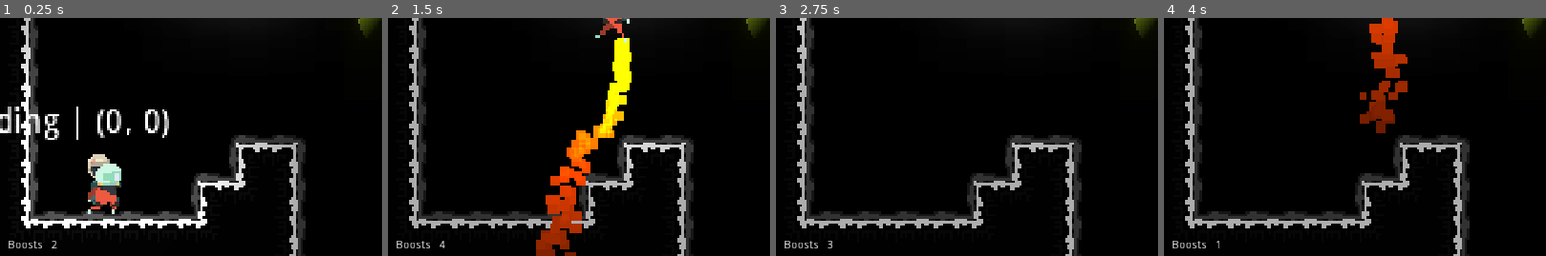
Above: before the commit, frames 1-4 (left to right).
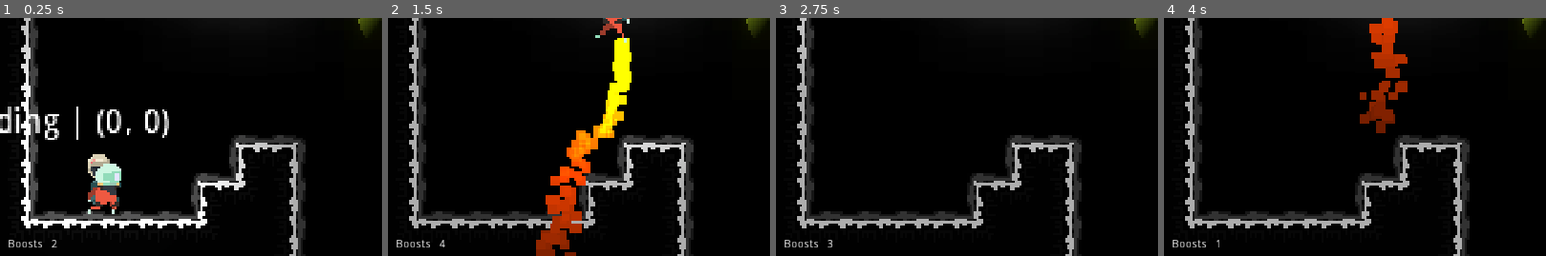
Above: after the commit, the same moments.

Repository: Hoimar/spacewards
Game: Godot game, scene res://scenes/gamestates/game.tscn
Same seed, same stepped clock (60 frames per second), same inputs: the game is played once before the commit and once after it. The engine's default icon, where the game draws it, is replaced by a stand-in: a white triangle on a blue panel in a dark square.
Inputs:
- Up to frame 1 (0.25 s): no input
- Up to frame 2 (1.5 s): tap Enter at 0.5 s; hold Right (ui_right) 0.53-1.28 s; tap Space (ui_select) at 0.77 s; hold Left (ui_left) from 1.28 s (still down)
- Up to frame 3 (2.75 s): tap Space (ui_select) at 1.52 s; release Left (ui_left) at 2.03 s; hold Right (ui_right) from 2.03 s (still down)
- Up to frame 4 (4 s): release Right (ui_right) at 2.78 s; hold Up (ui_up) 2.78-3.53 s; tap Space (ui_select) at 3.02, 3.77 s; hold Left (ui_left) from 3.53 s (still down)
The pictures show only the part of the screen within x 0-50%, y 49-99%; the shares and areas given below are measured in that part.

The runs differ from the first frame. In frame 1, 0.2% of the frame differs, in the area x 2-15%, y 93-97%; in frame 2, 0.2%; in frame 3, 0.2%; in frame 4, 0.1%.

Commit message:
Minor tweaks

Diff:
--- a/scenes/background_planets.tscn
+++ b/scenes/background_planets.tscn
@@ -28,7 +28,7 @@
 material/0 = null
 
 [node name="SunPivot" type="Spatial" parent="."]
-transform = Transform( -0.473064, 0, 0.881028, 0, 1, 0, -0.881028, 0, -0.473064, 0, 0, 0 )
+transform = Transform( -0.310261, 0, 0.950651, 0, 1, 0, -0.950651, 0, -0.310261, 0, 0, 0 )
 
 [node name="SunGroup" type="Spatial" parent="SunPivot"]
 transform = Transform( 1, 0, 0, 0, 1, 0, 0, 0, 1, 0, 0, -8 )
--- a/scenes/gamestates/game.tscn
+++ b/scenes/gamestates/game.tscn
@@ -53,6 +53,8 @@
 ]]
 anchor_right = 1.0
 anchor_bottom = 1.0
+margin_top = -0.793701
+margin_bottom = -0.793701
 script = ExtResource( 2 )
 __meta__ = {
 "_edit_use_anchors_": false
--- a/scenes/world.tscn
+++ b/scenes/world.tscn
@@ -34,17 +34,13 @@
 [node name="Room3" parent="Rooms" instance=ExtResource( 4 )]
 position = Vector2( 320, 200 )
 
-[node name="Player" parent="." instance=ExtResource( 1 )]
-position = Vector2( -117.321, 49.3168 )
+[node name="Objects" type="Node" parent="."]
 
-[node name="CanvasModulate" type="CanvasModulate" parent="."]
-visible = false
-color = Color( 0.5, 0.5, 0.5, 1 )
+[node name="Carrot" parent="Objects" instance=ExtResource( 3 )]
+position = Vector2( 176, 64 )
 
 [node name="Camera2D" parent="." instance=ExtResource( 5 )]
 target_path = NodePath("../Player")
 
-[node name="Objects" type="Node" parent="."]
-
-[node name="Carrot" parent="Objects" instance=ExtResource( 3 )]
-position = Vector2( 176, 64 )
+[node name="Player" parent="." instance=ExtResource( 1 )]
+position = Vector2( -117.321, 49.3168 )
